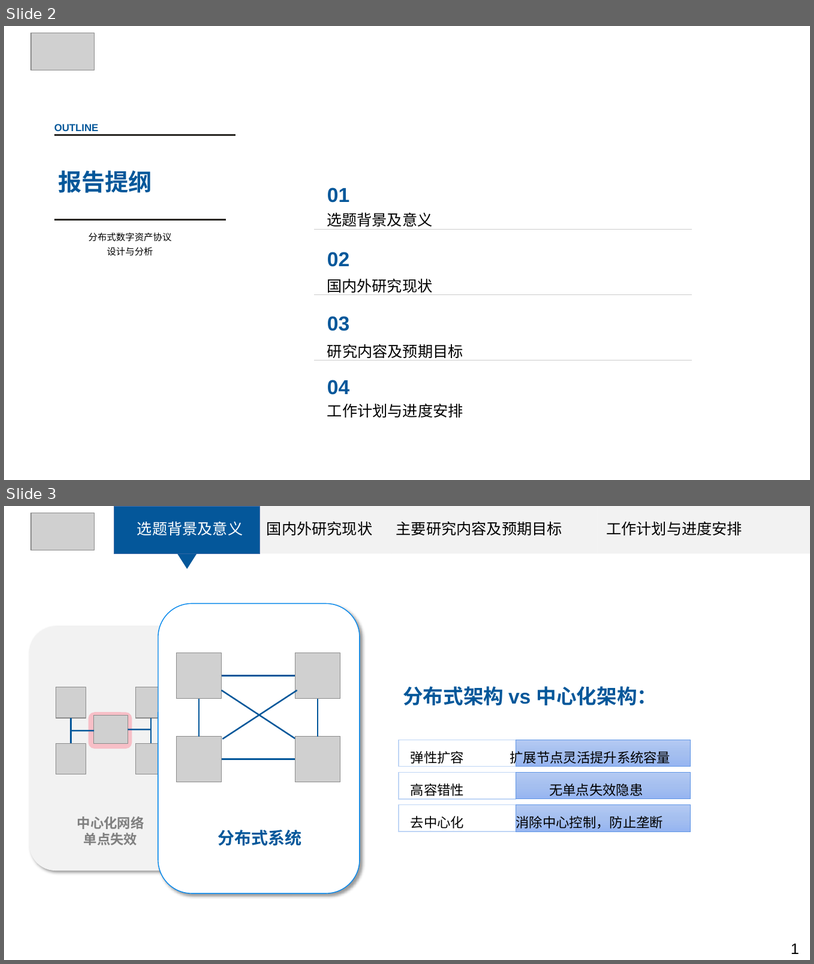
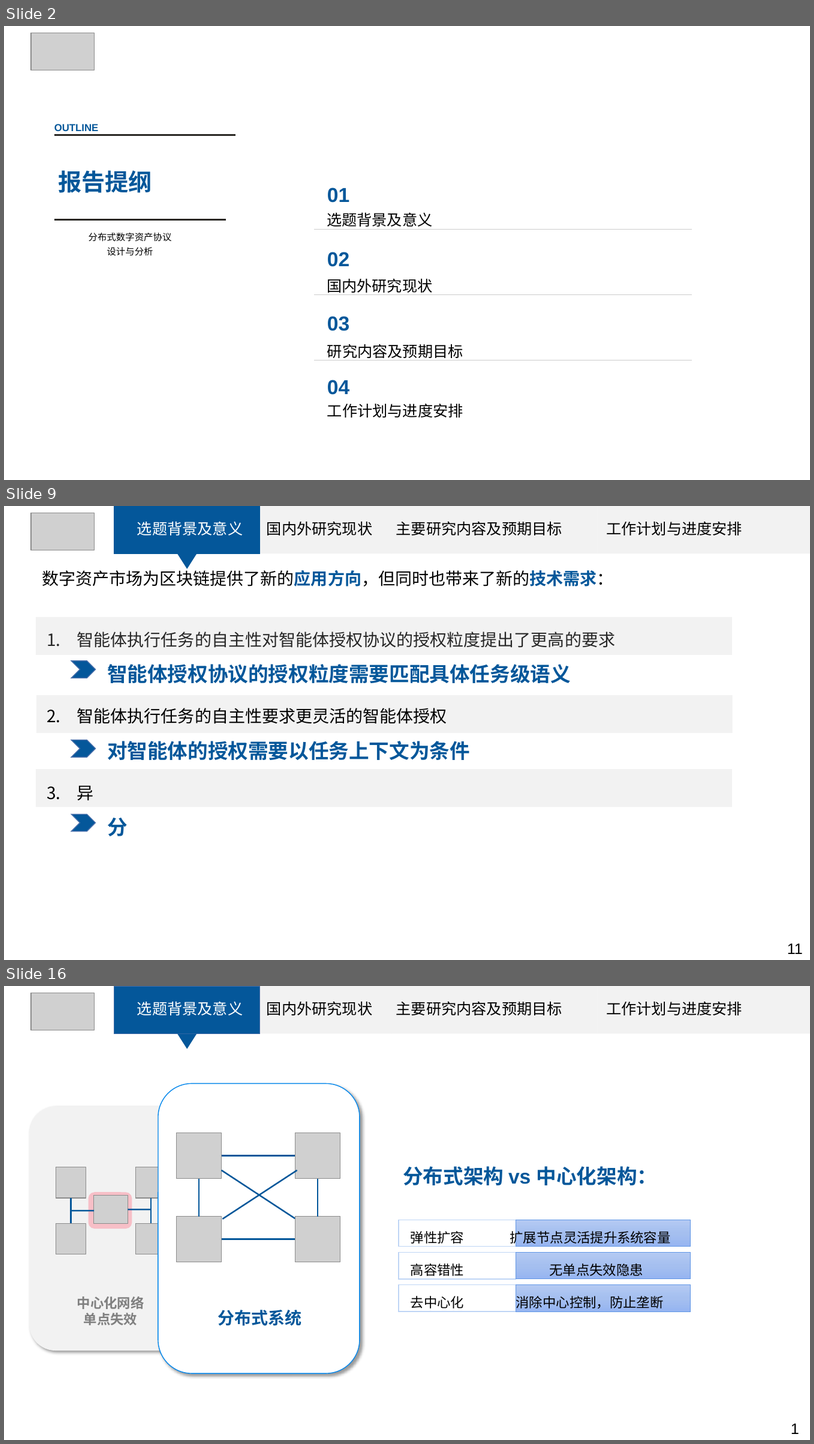
Before and after one commit to tiaxiaoer/Graduate-Paper, a slide deck: Graduate-Paper/Proposal/开题答辩ppt-袁伟奇.pptx. Shown one above the other, each under a label of ours: slides 2 and 3 before the commit, slides 2, 9 and 16 after it; the slides between them are not shown. The pictures are 814x964 and 814x1444 pixels, drawn with LibreOffice and Linux fonts; fonts in the diff are those of the drawing; grey boxes stand for pictures. Boxes give left, top, right and bottom in pixels: in the first picture for what was removed or moved away, otherwise in the second. Text is boxed around its words. In the diff, an @@ line names an element or a change of style, - is before the commit and + after.

```diff
--- a/Graduate-Paper/Proposal/开题答辩ppt-袁伟奇.pptx
+++ b/Graduate-Paper/Proposal/开题答辩ppt-袁伟奇.pptx
@@ slide 9 added at (4,506,810,960), background #FFFFFF @@
@@ picture added at (31,513,94,550) @@
@@ rectangle added at (114,506,260,554), fill #04579A, outline #04579A 1 pt @@
@@ text added at (137,521,743,535), 18 pt, text #000000 @@
+选题背景及意义 国内外研究现状 主要研究内容及预期目标 工作计划与进度安排
@@ rectangle added at (260,506,392,554), fill #F2F2F2 @@
@@ rectangle added at (392,506,598,554), fill #F2F2F2 @@
@@ rectangle added at (598,506,810,554), fill #F2F2F2 @@
@@ triangle added at (177,554,197,569), fill #04579A @@
@@ text added at (42,568,614,586), 20 pt, text #000000 @@
+数字资产市场为区块链提供了新的应用方向，但同时也带来了新的技术需求：
@@ rectangle added at (36,617,732,655), fill #F2F2F2 @@
@@ text added at (77,631,615,836), 20 pt, text #04579A @@
+1. 智能体执行任务的自主性对智能体授权协议的授权粒度提出了更高的要求
+  智能体授权协议的授权粒度需要匹配具体任务级语义
+2. 智能体执行任务的自主性要求更灵活的智能体授权
+  对智能体的授权需要以任务上下文为条件
+3. 异
+  分
@@ chevron added at (71,661,95,678), fill #04579A, outline #476FAA 1 pt @@
@@ rectangle added at (36,695,733,733), fill #F2F2F2 @@
@@ chevron added at (71,740,95,757), fill #04579A, outline #476FAA 1 pt @@
@@ rectangle added at (36,769,732,807), fill #F2F2F2 @@
@@ chevron added at (71,814,95,831), fill #04579A, outline #476FAA 1 pt @@
@@ text added at (788,943,803,954), 18 pt, text #000000 @@
+11
@@ what was slide 3 is now slide 16 @@
```
Also in this commit, not shown: 1 slide changed, 12 other slides added, 51 other files.
